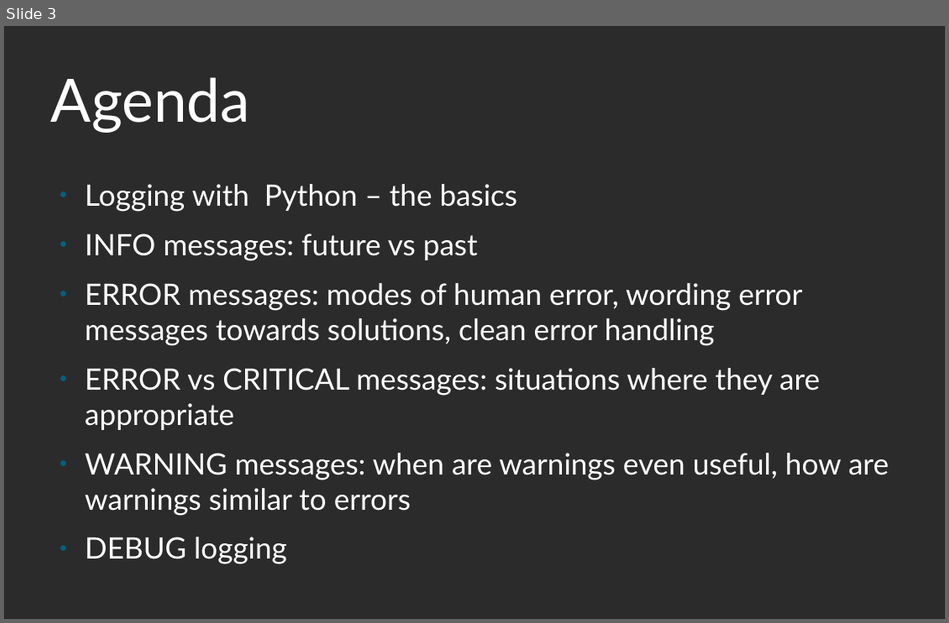
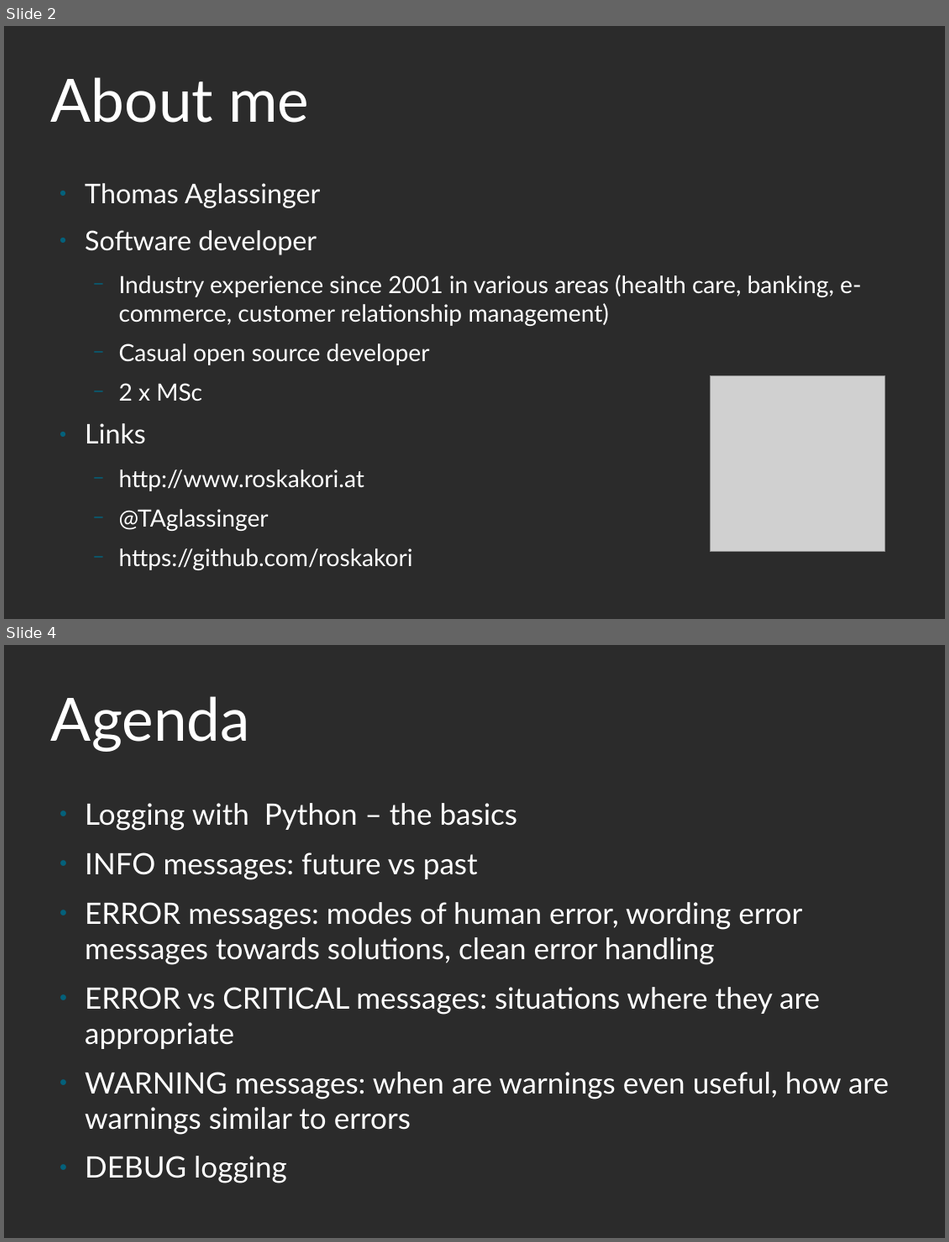
Before and after one commit to roskakori/talks, a slide deck: pygraz/helpful_logging_with_python/Helpful logging with Python.odp. Shown one above the other, each under a label of ours: slide 3 before the commit, slides 2 and 4 after it; the slides between them are not shown. The pictures are 949x623 and 949x1242 pixels, drawn with LibreOffice and Linux fonts; fonts in the diff are those of the drawing; grey boxes stand for pictures; background and template pictures are left out; a plain dark background stands for a picture behind light text. Boxes give left, top, right and bottom in pixels: in the first picture for what was removed or moved away, otherwise in the second. Text is boxed around its words. In the diff, an @@ line names an element or a change of style, - is before the commit and + after.

Commit message:
Added various slides based on feedback from PyGRAZ.

```diff
--- a/pygraz/helpful_logging_with_python/Helpful logging with Python.odp
+++ b/pygraz/helpful_logging_with_python/Helpful logging with Python.odp
@@ slide 2 added at (x1=4, y1=26, x2=945, y2=619), background picture (left out) @@
@@ title added at (x1=51, y1=77, x2=309, y2=123), 60 pt, text #FFFFFF @@
+About me
@@ text added at (x1=85, y1=183, x2=861, y2=570), 23.8 pt, text #FFFFFF @@
+● Thomas Aglassinger
+● Software developer
+  − Industry experience since 2001 in various areas (health care, banking, e-commerce, customer relationship management)
+  − Casual open source developer
+  − 2 x MSc
+● Links
+  − http://www.roskakori.at
+  − @TAglassinger
+  − https://github.com/roskakori
@@ picture added at (x1=710, y1=376, x2=884, y2=551) @@
@@ what was slide 3 is now slide 4 @@
```
Also in this commit, not shown: 16 slides changed, 6 other slides added, 6 other files.
